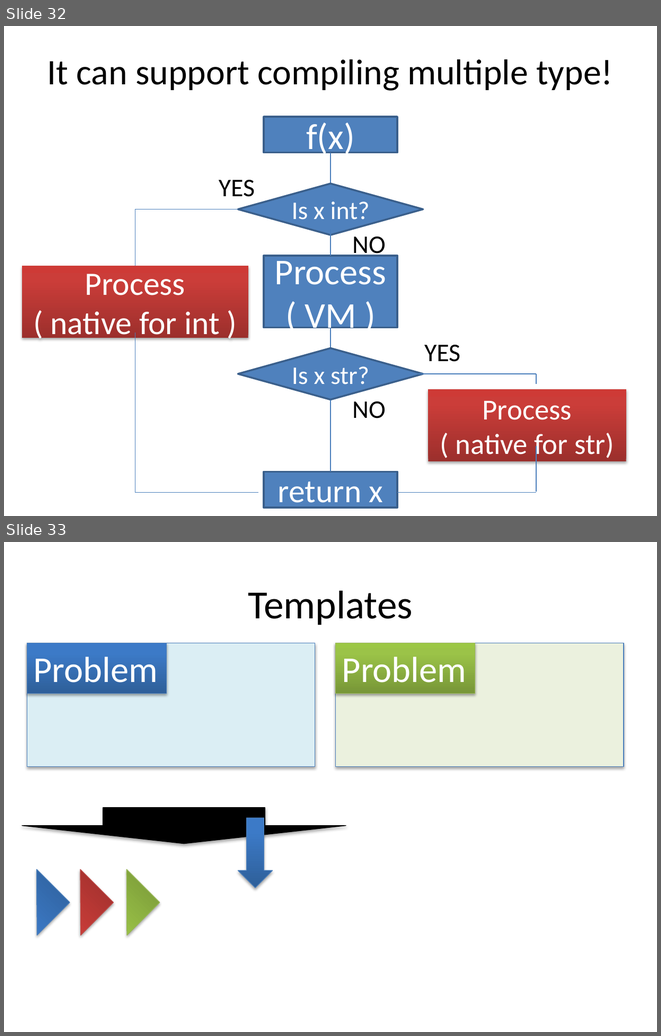
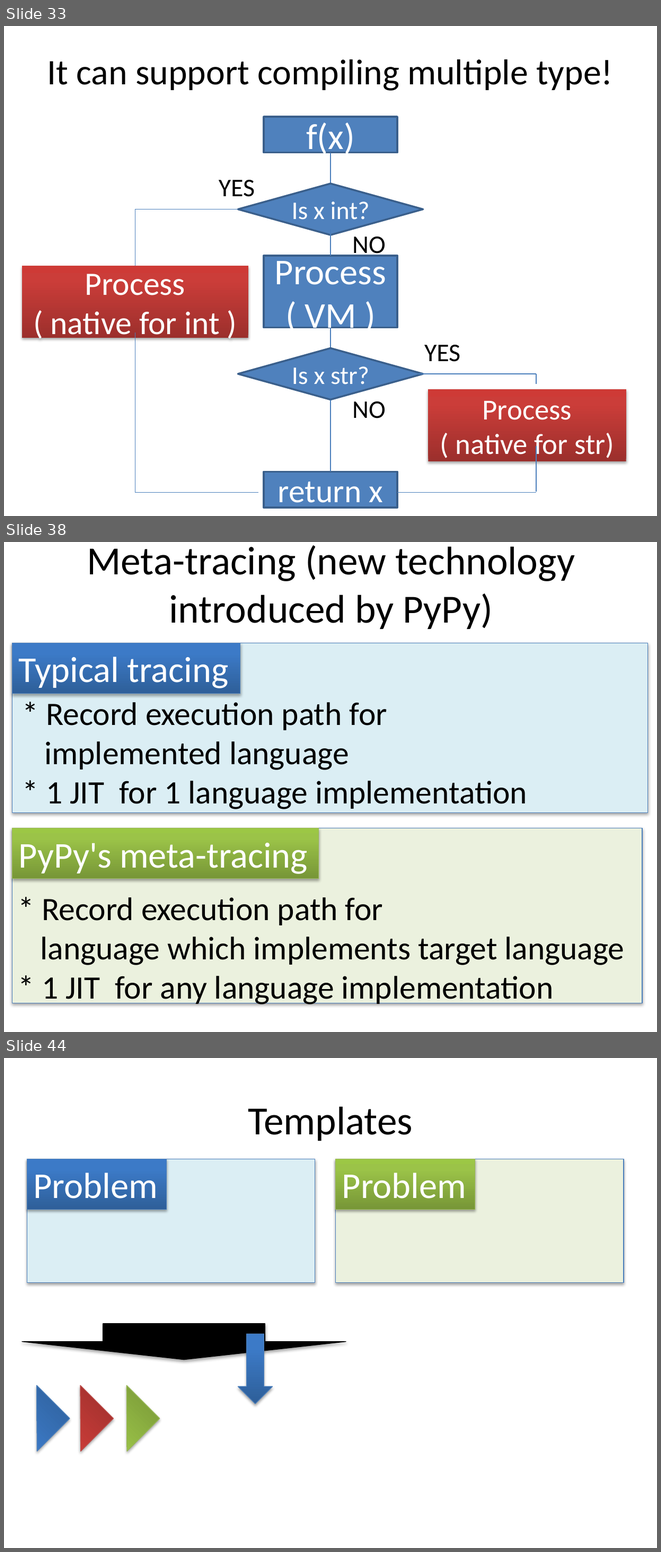
Before and after one commit to ryotaro/pyconjp2012slide, a slide deck: master/Fundamental Technologies Used in PyPy JIT Compiler.pptx. Shown one above the other, each under a label of ours: slides 32 and 33 before the commit, slides 33, 38 and 44 after it; the slides between them are not shown. The pictures are 661x1036 and 661x1552 pixels, drawn with LibreOffice and Linux fonts; fonts in the diff are those of the drawing. Boxes give left, top, right and bottom in pixels: in the first picture for what was removed or moved away, otherwise in the second. Text is boxed around its words. In the diff, an @@ line names an element or a change of style, - is before the commit and + after.

```diff
--- a/master/Fundamental Technologies Used in PyPy JIT Compiler.pptx
+++ b/master/Fundamental Technologies Used in PyPy JIT Compiler.pptx
@@ slide 38 added at (4, 542, 657, 1032), background #FFFFFF @@
@@ title added at (87, 545, 575, 629), 44 pt, text #000000 @@
+Meta-tracing (new technology introduced by PyPy)
@@ rectangle added at (12, 643, 648, 813), fill #DBEEF4, outline #4B7EBC 0.75 pt @@
@@ rectangle added at (12, 643, 240, 694), fill gradient #2F5F99 to #3D7CC7 to #3A7CCB, outline #4B7EBC 0.75 pt, 40 pt, text #FFFFFF @@
+Typical tracing
@@ text added at (44, 702, 527, 809), 36 pt, text #000000 @@
+* Record execution path for
+implemented language
+* 1 JIT for 1 language implementation
@@ rectangle added at (12, 828, 643, 1003), fill #EBF1DE, outline #4B7EBC 0.75 pt @@
@@ rectangle added at (12, 828, 319, 878), fill gradient #779737 to #9BC348 to #9DC746, outline #98B955 0.75 pt, 40 pt, text #FFFFFF @@
+PyPy's meta-tracing
@@ text added at (40, 897, 625, 1005), 36 pt, text #000000 @@
+* Record execution path for
+language which implements target language
+* 1 JIT for any language implementation
@@ what was slide 32 is now slide 33 @@
@@ what was slide 33 is now slide 44 @@
```
Also in this commit, not shown: 10 other slides added.
